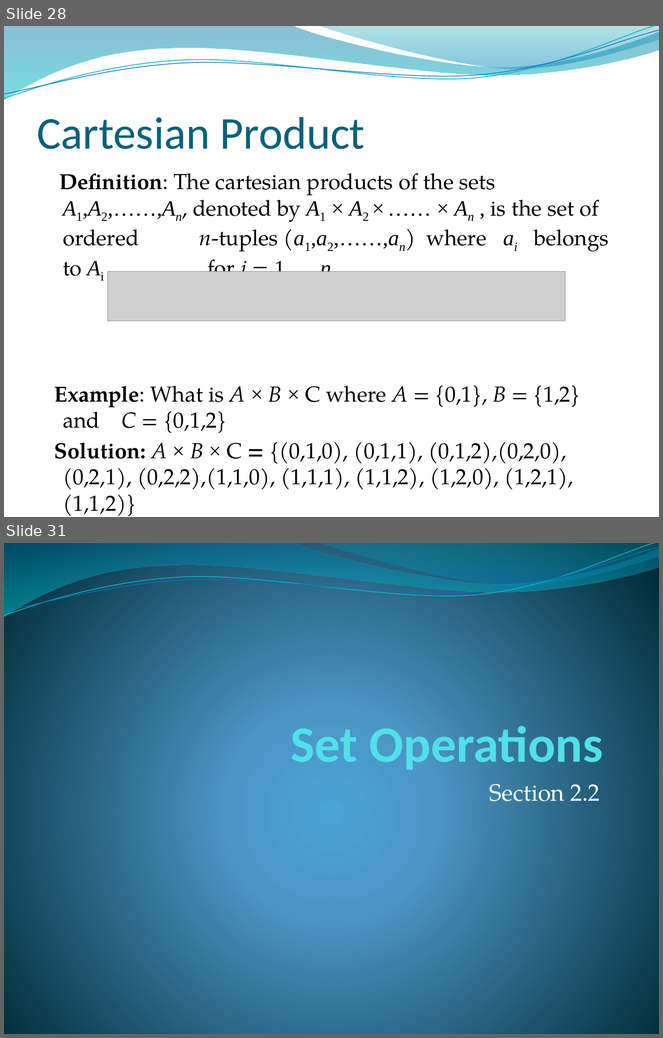
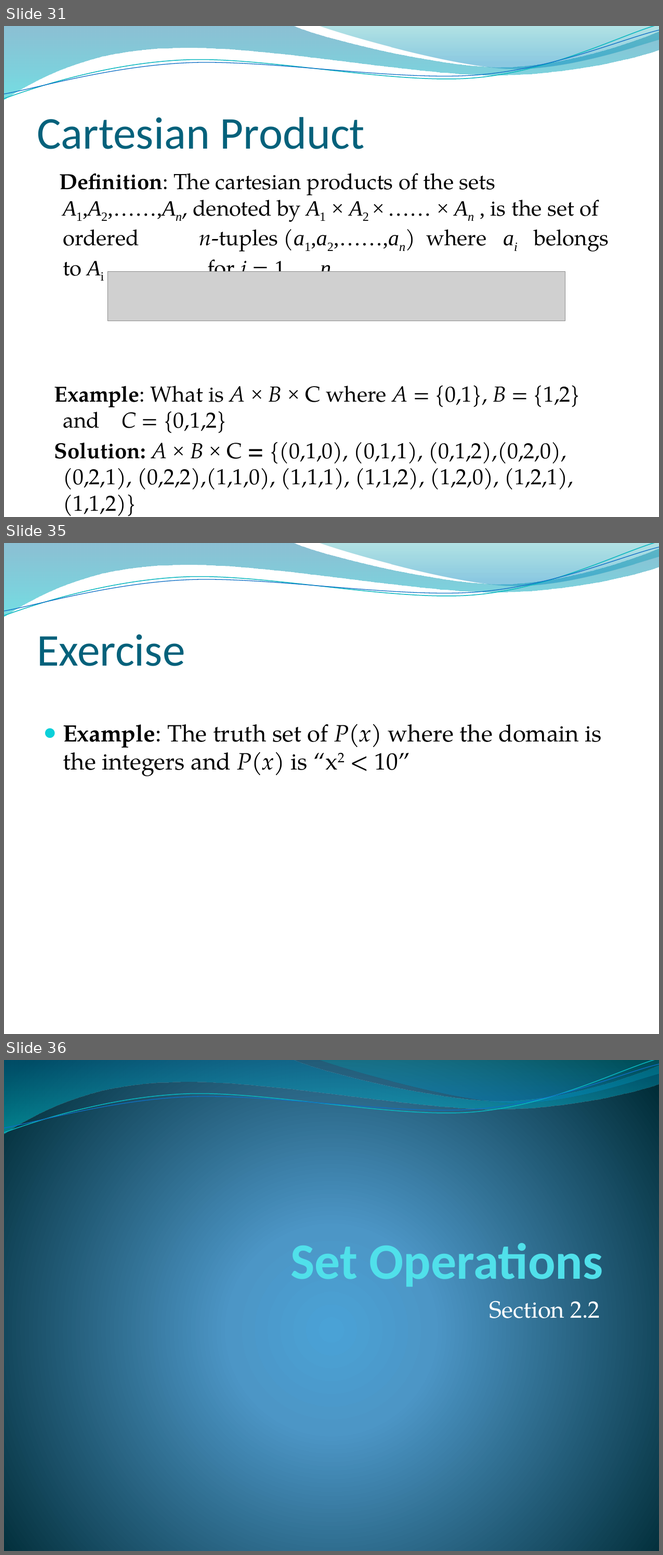
Before and after one commit to lin-chen-GA/lin-chen-GA.github.io, a slide deck: cs2620/slides/cs2620_notes2.pptx. Shown one above the other, each under a label of ours: slides 28 and 31 before the commit, slides 31, 35 and 36 after it; the slides between them are not shown. The pictures are 663x1038 and 663x1555 pixels, drawn with LibreOffice and Linux fonts; fonts in the diff are those of the drawing; grey boxes stand for pictures; background and template pictures are left out. Boxes give left, top, right and bottom in pixels: in the first picture for what was removed or moved away, otherwise in the second. Text is boxed around its words. In the diff, an @@ line names an element or a change of style, - is before the commit and + after.

```diff
--- a/cs2620/slides/cs2620_notes2.pptx
+++ b/cs2620/slides/cs2620_notes2.pptx
@@ slide 35 added at (4,543,659,1034), background picture (left out); not listed: 4 template elements that a slide beside it also shows @@
@@ title added at (37,635,185,666), 50 pt, text #04617B @@
+Exercise
@@ text added at (63,724,602,776), 26 pt, text #000000 @@
+● Example: The truth set of P(x) where the domain is the integers and P(x) is “x2 < 10”
@@ what was slide 28 is now slide 31 @@
@@ what was slide 31 is now slide 36 @@
```
Also in this commit, not shown: 3 slides changed, 4 other slides added, 2 other files.
